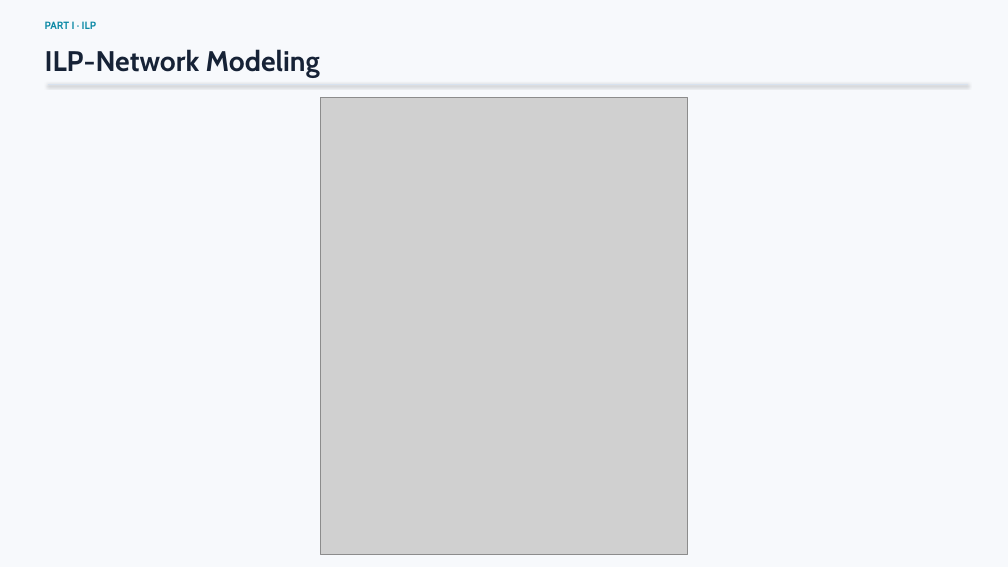
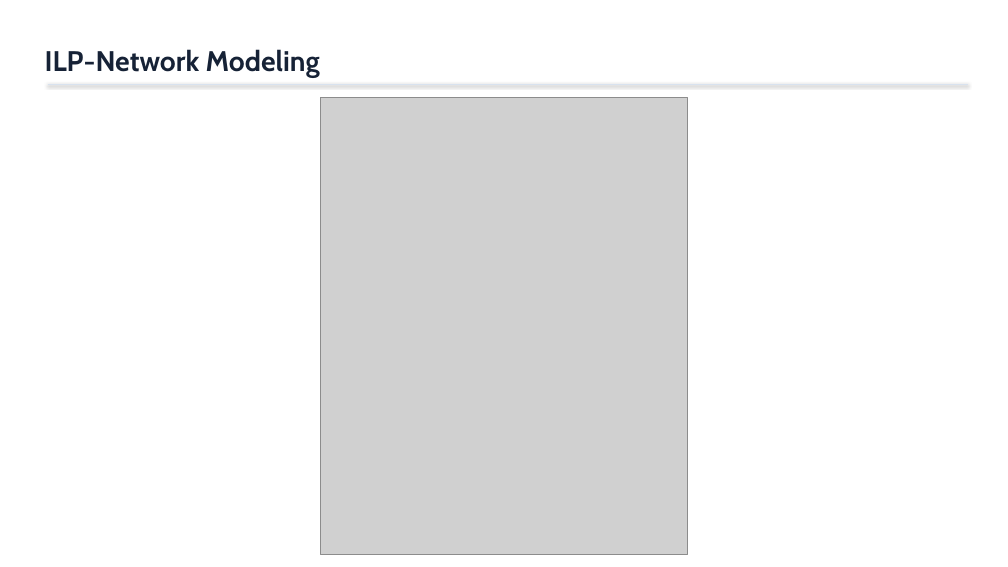
Before and after one commit to DOCCA0/vllm, a slide deck: slide 6 of benchmarks/eplb_rebalance/presentation/eplb_migration_batching.pptx (slide 5 before the commit). Drawn at 1008x567 pixels with LibreOffice and Linux fonts; fonts in the diff are those of the drawing; grey boxes stand for pictures. Boxes give left, top, right and bottom in pixels: in the first picture for what was removed or moved away, otherwise in the second. Text is boxed around its words. In the diff, an @@ line names an element or a change of style, - is before the commit and + after.

```diff
--- a/benchmarks/eplb_rebalance/presentation/eplb_migration_batching.pptx
+++ b/benchmarks/eplb_rebalance/presentation/eplb_migration_batching.pptx
@@ rectangle removed at (0, 0, 1008, 567) @@
@@ text removed at (45, 21, 96, 29) @@
-PART I · ILP
```
Also in this commit, not shown: 9 other slides changed, 2 slides added, 1 slide removed, 1 other file.
